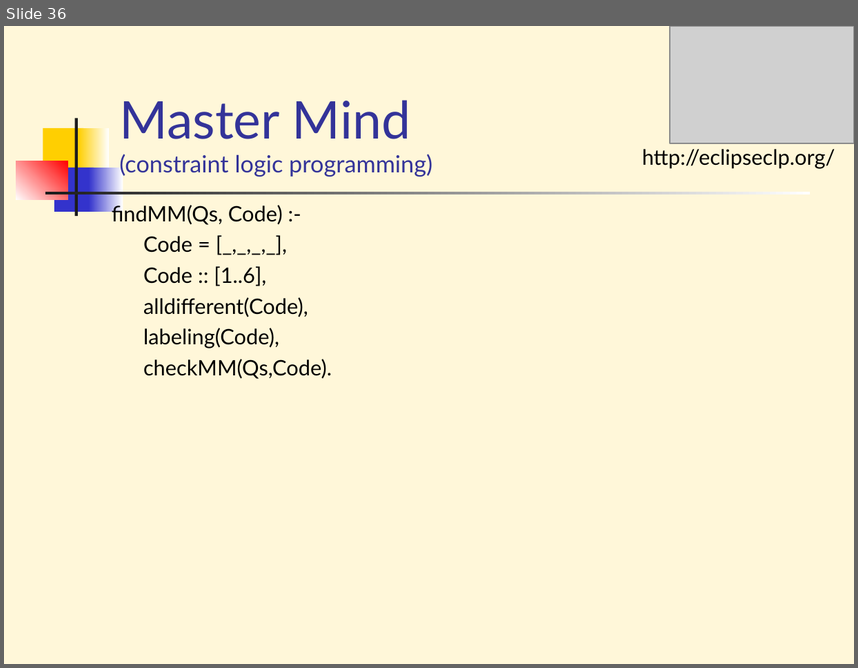
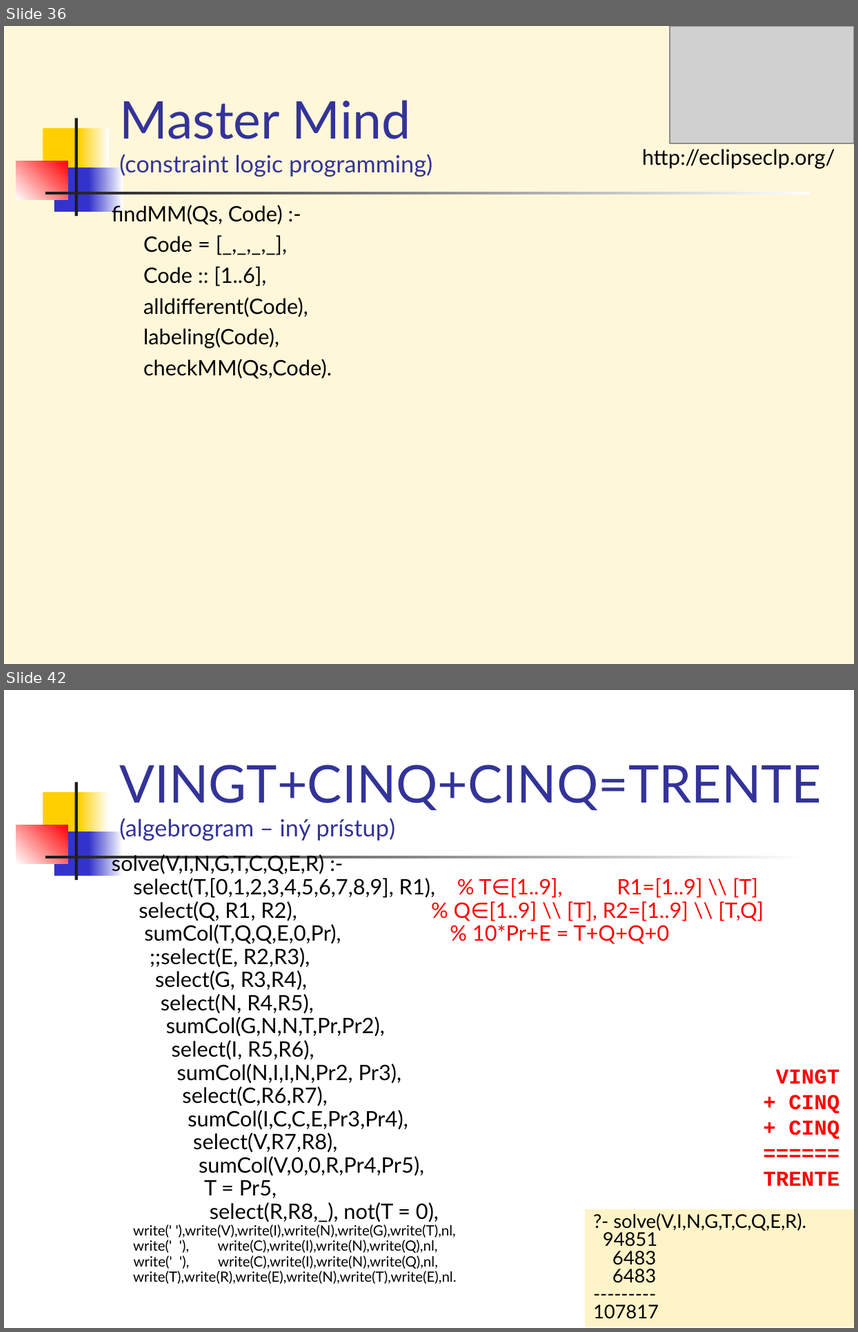
Before and after one commit to paradigmy/Prednasky, a slide deck: 11/logicke2.ppt. Shown one above the other, each under a label of ours: slide 36 before the commit, slides 36 and 42 after it; the slides between them are not shown. The pictures are 858x668 and 858x1332 pixels, drawn with LibreOffice and Linux fonts; fonts in the diff are those of the drawing; grey boxes stand for pictures. Boxes give left, top, right and bottom in pixels: in the first picture for what was removed or moved away, otherwise in the second. Text is boxed around its words. In the diff, an @@ line names an element or a change of style, - is before the commit and + after.

```diff
--- a/11/logicke2.ppt
+++ b/11/logicke2.ppt
@@ slide 42 added at (4, 690, 854, 1328), background #FFFFFF; not listed: 7 template elements that a slide beside it also shows @@
@@ title added at (119, 765, 822, 841), 20 pt, text #333399 @@
+VINGT+CINQ+CINQ=TRENTE
+(algebrogram – iný prístup)
@@ text added at (112, 853, 764, 1283), 18 pt, text #000000 @@
+solve(V,I,N,G,T,C,Q,E,R) :-
+select(T,[0,1,2,3,4,5,6,7,8,9], R1), % T∈[1..9], R1=[1..9] \\ [T]
+select(Q, R1, R2), % Q∈[1..9] \\ [T], R2=[1..9] \\ [T,Q]
+sumCol(T,Q,Q,E,0,Pr), % 10*Pr+E = T+Q+Q+0
+;;select(E, R2,R3),
+select(G, R3,R4),
+select(N, R4,R5),
+sumCol(G,N,N,T,Pr,Pr2),
+select(I, R5,R6),
+sumCol(N,I,I,N,Pr2, Pr3),
+select(C,R6,R7),
+sumCol(I,C,C,E,Pr3,Pr4),
+select(V,R7,R8),
+sumCol(V,0,0,R,Pr4,Pr5),
+T = Pr5,
+select(R,R8,_), not(T = 0),
+write(' '),write(V),write(I),write(N),write(G),write(T),nl,
+write(' '), write(C),write(I),write(N),write(Q),nl,
+write(' '), write(C),write(I),write(N),write(Q),nl,
+write(T),write(R),write(E),write(N),write(T),write(E),nl.
@@ text added at (763, 1069, 840, 1185), 18 pt, text #FF0000, bold @@
+VINGT
++ CINQ
++ CINQ
+======
+TRENTE
@@ rectangle added at (584, 1210, 854, 1327), fill #FFF4C8, 16 pt, text #000000 @@
+?- solve(V,I,N,G,T,C,Q,E,R).
+94851
+6483
+6483
+---------
+107817
```
Also in this commit, not shown: 1 slide changed, 5 other slides added, 1 other file.
